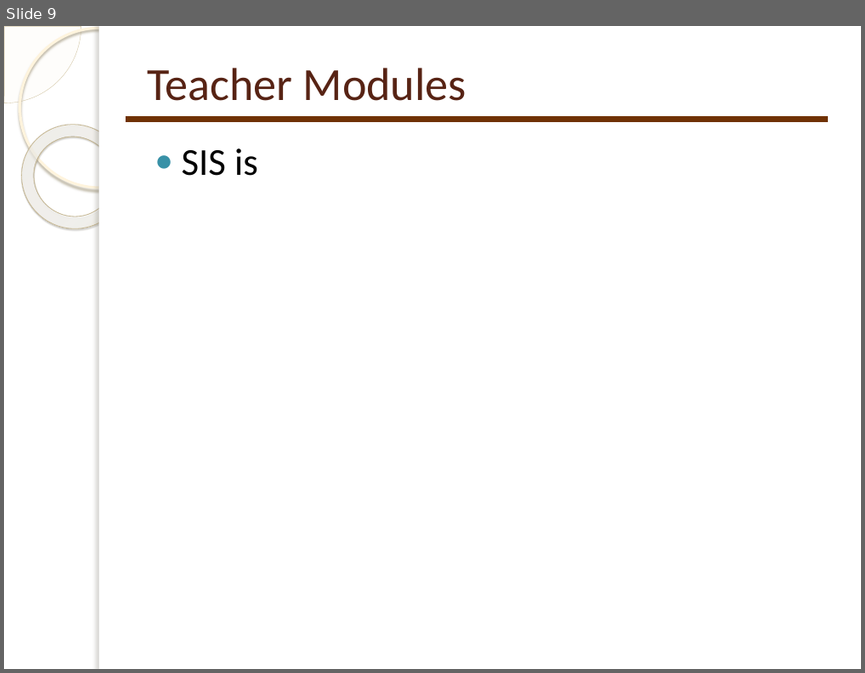
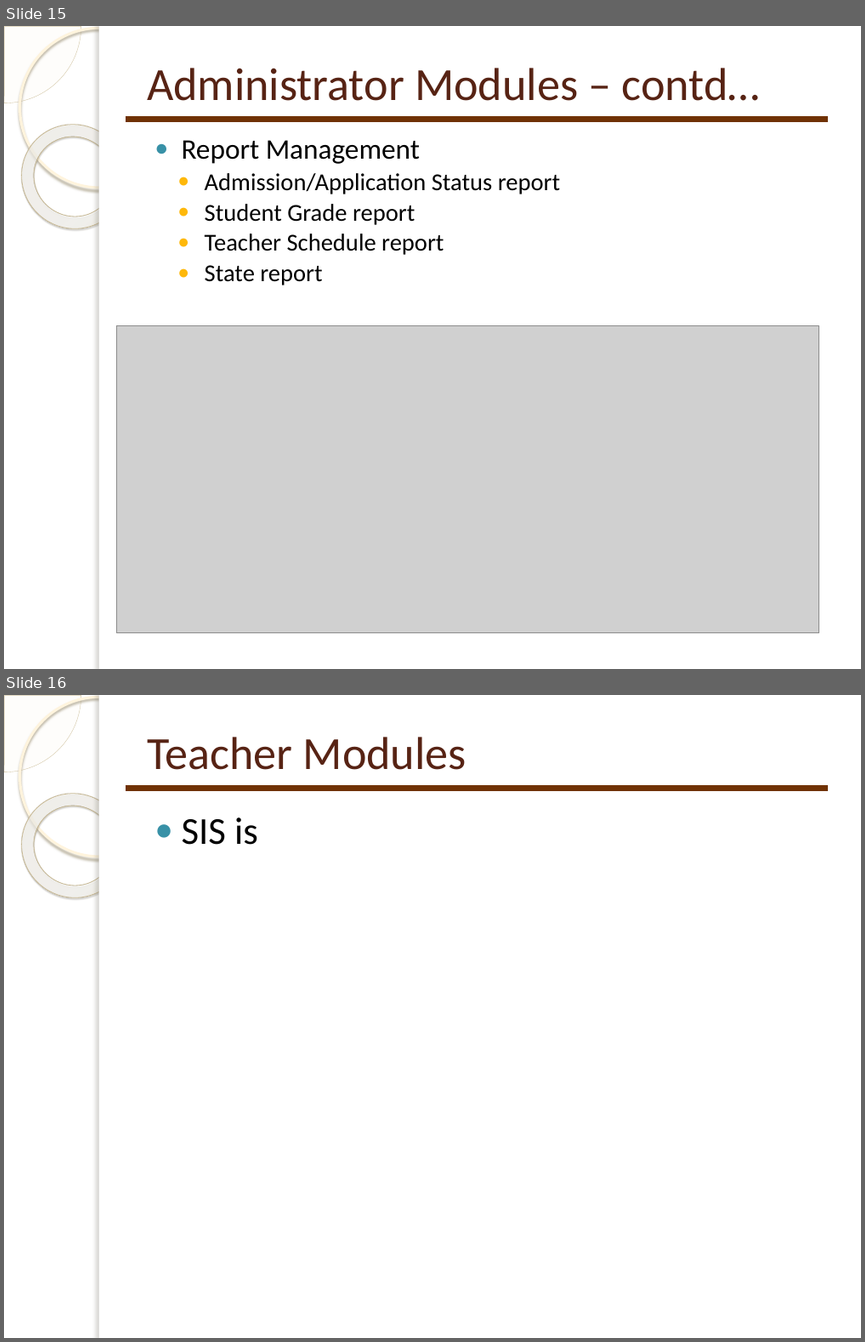
Before and after one commit to anu2013/sis2013, a slide deck: docs/SIS - Capstone Project Presentation.pptx. Shown one above the other, each under a label of ours: slide 9 before the commit, slides 15 and 16 after it. The pictures are 865x673 and 865x1342 pixels, drawn with LibreOffice and Linux fonts; fonts in the diff are those of the drawing; grey boxes stand for pictures; background and template pictures are left out. Boxes give left, top, right and bottom in pixels: in the first picture for what was removed or moved away, otherwise in the second. Text is boxed around its words. In the diff, an @@ line names an element or a change of style, - is before the commit and + after.

```diff
--- a/docs/SIS - Capstone Project Presentation.pptx
+++ b/docs/SIS - Capstone Project Presentation.pptx
@@ slide 15 added at (4,26,861,669), background picture (left out); not listed: 5 template elements that a slide beside it also shows @@
@@ title added at (147,68,760,101), 38.7 pt, text #572314 @@
+Administrator Modules – contd…
@@ line added from (126, 119) to (828, 119), #703204 5 pt @@
@@ text added at (182,140,560,285), 20.4 pt, text #000000 @@
+  ● Report Management
+    ● Admission/Application Status report
+    ● Student Grade report
+    ● Teacher Schedule report
+    ● State report
@@ picture added at (116,326,819,633) @@
@@ what was slide 9 is now slide 16 @@
```
Also in this commit, not shown: 1 slide changed, 7 other slides added, 1 slide removed.
